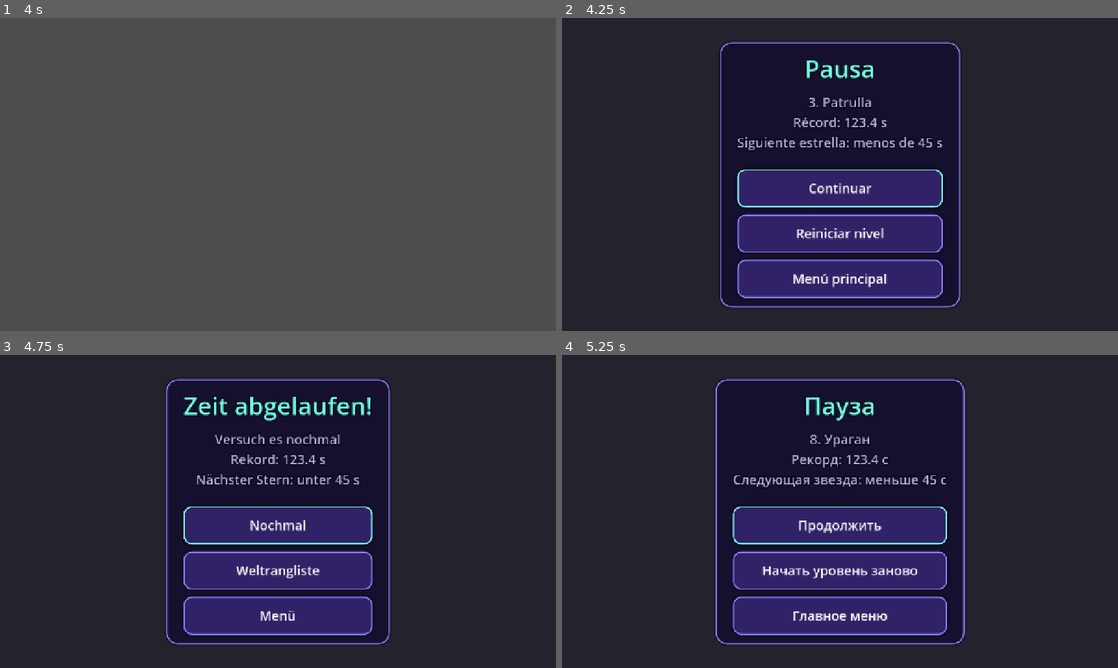
Above: before the commit, frames 1-4 (two rows, left to right).
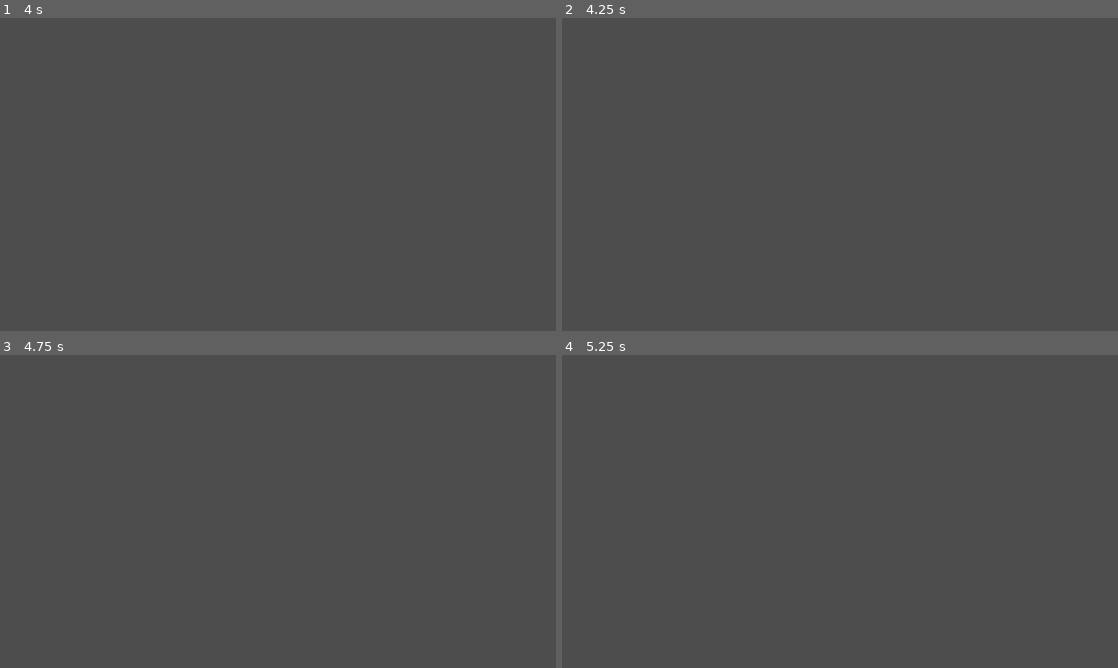
Above: after the commit, the same moments.

Repository: HernanDiaz/carreras-de-canicas
Game: Godot game, scene res://tools/smoke_test.tscn
The game is run twice, just before and just after one commit, with the same random seed, the same clock (stepped at 60 frames per second) and the same inputs. This scene is started directly instead of the project's main scene.
Inputs (mouse positions are in pixels of both pictures, inside the frame that each line leads up to):
- Up to frame 1 (4 s): tap Enter at 0.5, 2, 3.5 s; move the mouse to (400, 158) at 0.52 s; hold Right (ui_right) 0.53-1.25 s; tap 1 at 0.6, 2.3, 3.8 s; click (400, 158) at 0.67 s; tap Space at 1.25, 2.75 s; drag from (166, 190) to (250, 237) at 1.27 s; move the mouse to (333, 105) at 2.02 s; hold Right (ui_right) 2.03-2.75 s; tap R at 2.1 s; drag from (250, 237) to (111, 127) at 2.77 s; move the mouse to (444, 221) at 3.52 s; hold Left (ui_left) from 3.53 s (still down); tap 2 at 3.6 s
- Up to frame 2 (4.25 s): keep holding Left (ui_left)
- Up to frame 3 (4.75 s): release Left (ui_left) at 4.25 s; click (278, 570) at 4.25 s, where only the run before the commit has a clickable "Reiniciar nivel"
- Up to frame 4 (5.25 s): drag from (673, 464) to (756, 433) at 5.02 s

Frame 1 is identical in both runs. In frame 2, 100% of the frame differs, in the area x 0-100%, y 0-100%; in frame 3, 100%; in frame 4, 100%.

Commit message:
Nivel 10: El estanque (río con corriente, nenúfares que se hunden, canal y remolinos)
- Piezas nuevas add_whirlpool (arrastra en espiral y traga en el centro) y add_lily_pad
  (se hunde mientras la canica está encima y vuelve a subir).
- En el agua se controla peor (0,35) y frena más, para que la corriente se note.
- Niveles sin clasificación en las tiendas: no envían tiempos y su tarjeta sale desactivada.
- Prueba de rutas del nivel 10 a ciegas (río, canal, estanque, caída al remolino, playa).
- Tiempo y estrellas provisionales (100 s; 50/70).

Co-Authored-By: Claude Opus 5.5 <noreply@anthropic.com>

Diff:
--- /dev/null
+++ b/levels/level_10.gd
@@ -0,0 +1,55 @@
+extends Level
+## Nivel 10 · El estanque: un río que cruzar saltando de nenúfar en nenúfar (se hunden si te
+## paras) con un remolino río abajo, un canal con corriente a favor y rocas, y un estanque con
+## un gran remolino en medio y la meta en una isla al fondo.
+## El agua no te hace reaparecer: se nada (peor que rodar) y se sale por las playas.
+
+const WATER := -1.0
+
+
+func build() -> void:
+	add_start()
+	add_ramp(Vector3(0, 0, -3), Vector3(0, WATER, -7), 4.0)
+	add_platform(Vector3(2, WATER, -11), Vector3(24, 2, 8))
+
+	# El río (de oeste a este) con nenúfares para cruzarlo y un remolino río abajo
+	add_block(Vector3(2, -3, -20), Vector3(24, 1, 10), S_HILL)
+	add_block(Vector3(-10.25, 0, -20), Vector3(0.5, 3, 10), S_WALL)
+	add_block(Vector3(14.25, 0, -20), Vector3(0.5, 3, 10), S_WALL)
+	add_water(Vector3(2, WATER, -20), Vector3(24, 2, 10), Vector3(2.5, 0, 0))
+	add_lily_pad(Vector3(0, WATER, -16.2), 1.1, 1.8, true)
+	add_lily_pad(Vector3(0.7, WATER, -18.6))
+	add_lily_pad(Vector3(-0.5, WATER, -21.0), 1.1, 1.8, true)
+	add_lily_pad(Vector3(0.3, WATER, -23.8))
+	# Si te caes, la corriente te lleva hacia el remolino: antes hay una playa a cada orilla
+	add_ramp(Vector3(5, -2.4, -18.5), Vector3(5, WATER, -15), 3.0, S_HILL)
+	add_ramp(Vector3(5, -2.4, -21.5), Vector3(5, WATER, -25), 3.0, S_HILL)
+	add_whirlpool(Vector3(11, WATER, -20), 3.5, 6.0, 4.0)
+
+	add_platform(Vector3(2, WATER, -29), Vector3(24, 2, 8))
+
+	# Canal con corriente a favor y rocas
+	add_block(Vector3(0, -3, -44), Vector3(4, 1, 22), S_HILL)
+	add_block(Vector3(-2.25, 0, -44), Vector3(0.5, 3, 22), S_WALL)
+	add_block(Vector3(2.25, 0, -44), Vector3(0.5, 3, 22), S_WALL)
+	add_water(Vector3(0, WATER, -44), Vector3(4, 2, 22), Vector3(0, 0, -3.5))
+	add_bumper(Vector3(-0.9, WATER, -40))
+	add_bumper(Vector3(0.9, WATER, -46))
+	add_ramp(Vector3(0, -2.4, -51.5), Vector3(0, WATER, -55), 4.0, S_HILL)
+
+	add_platform(Vector3(0, WATER, -59), Vector3(16, 2, 8))
+
+	# El estanque: gran remolino en medio, nenúfares por el borde oeste hasta la isla
+	add_block(Vector3(0, -3, -73), Vector3(16, 1, 20), S_HILL)
+	add_block(Vector3(-8.25, 0, -73), Vector3(0.5, 3, 20), S_WALL)
+	add_block(Vector3(8.25, 0, -73), Vector3(0.5, 3, 20), S_WALL)
+	add_water(Vector3(0, WATER, -73), Vector3(16, 2, 20))
+	add_whirlpool(Vector3(1.5, WATER, -73), 6.0, 9.0, 6.0)
+	# Playa para volver a la orilla si te caes lejos del remolino
+	add_ramp(Vector3(6, -2.4, -66.5), Vector3(6, WATER, -63), 3.0, S_HILL)
+	for i in 9:
+		add_lily_pad(Vector3(-5.5 if i % 2 == 0 else -5.0, WATER, -64.2 - 2.25 * i), 1.1, 1.8, i % 3 == 1)
+
+	add_platform(Vector3(-2, WATER, -87), Vector3(12, 2, 8))
+	add_block(Vector3(-2, -0.2, -91.25), Vector3(12.5, 0.8, 0.5), S_WALL)
+	add_goal(Vector3(0, WATER, -88))
--- a/locale/translations.csv
+++ b/locale/translations.csv
@@ -21,6 +21,7 @@
 "LEVEL_7","The factory","La fábrica","A fábrica","L'usine","Die Fabrik","La fabbrica","Фабрика","Fabrika","Pabrik","Nhà máy","कारखाना","المصنع","工場","공장","工厂"
 "LEVEL_8","Windstorm","Vendaval","Vendaval","Tempête","Sturm","Bufera","Ураган","Fırtına","Badai angin","Cơn bão gió","आँधी","العاصفة","暴風","돌풍","狂风"
 "LEVEL_9","The great tower","La gran torre","A grande torre","La grande tour","Der große Turm","La grande torre","Великая башня","Büyük kule","Menara besar","Tòa tháp lớn","महान मीनार","البرج العظيم","大きな塔","거대한 탑","巨塔"
+"LEVEL_10","The pond","El estanque","O lago","L'étang","Der Teich","Lo stagno","Пруд","Gölet","Kolam","Hồ nước","तालाब","البركة","池","연못","池塘"
 "OPT_TILT_FMT","Max tilt: %d°  (%s)","Inclinación máxima: %d°  (%s)","Inclinação máxima: %d°  (%s)","Inclinaison max :  …(281 unchanged characters)…
 "OPT_AUTO_MODE","automatic","automático","automático","automatique","automatisch","automatica","автоматически","otomatik","otomatis","tự động","स्वचालित","تلقائي","自動","자동","自动"
 "OPT_MANUAL_MODE","lower = more sensitive","menos = más sensible","menos = mais sensível","moins = plus sensible","weni …(216 unchanged characters)…
@@ -68,6 +69,7 @@
 "ACID","Acid!","¡Ácido!","Ácido!","Acide !","Säure!","Acido!","Кислота!","Asit!","Asam!","Axit!","तेज़ाब!","حمض!","酸だ！","산성!","酸液！"
 "CRUSHED","Crushed!","¡Aplastado!","Esmagado!","Écrasé !","Zerquetscht!","Schiacciato!","Раздавлен!","Ezildin!","Tergencet!","Bị đè bẹp!","कुचल गए!","سُحقت!","つぶされた！","짓눌렸어요!","被压扁了！"
 "EATEN","The worm got you!","¡Te comió el gusano!","O verme te comeu!","Le ver t'a mangé !","Der Wurm hat dich gefresse …(182 unchanged characters)…
+"WHIRLPOOL","The whirlpool got you!","¡Te tragó el remolino!","O redemoinho te engoliu!","Le tourbillon t'a avalé !","Der Strudel hat dich erwischt!","Il vortice ti ha inghiottito!","Тебя затянул водоворот!","Girdap seni yuttu!","Pusaran air menelanmu!","Xoáy nước đã nuốt bạn!","भँवर ने तुम्हें निगल लिया!","ابتلعتك الدوامة!","渦に飲み込まれた！","소용돌이에 빨려 들어갔어요!","你被漩涡吞没了！"
 "HOLD_FMT","Hold on!\n%d","¡Aguanta!\n%d","Aguenta!\n%d","Tiens bon !\n%d","Halt durch!\n%d","Resisti!\n%d","Держись!\n%d","Dayan!\n%d","Bertahan!\n%d","Giữ vững!\n%d","टिके रहो!\n%d","اثبت!\n%d","キープ！\n%d","버텨요!\n%d","坚持住！\n%d"
 "BACK_TO_GOAL","Get back to the goal!","¡Vuelve a la meta!","Volte para a chegada!","Retourne à l'arrivée !","Zurück in …(185 unchanged characters)…
 "GOAL","Finish!","¡Meta!","Chegada!","Arrivée !","Ziel!","Traguardo!","Финиш!","Bitiş!","Finis!","Về đích!","फ़िनिश!","النهاية!","ゴール！","골인!","到达终点！"
--- a/scripts/game_services.gd
+++ b/scripts/game_services.gd
@@ -25,8 +25,8 @@
 	steady_hand = {android = "CgkI69erkqoTEAIQCw"},    # Supera un nivel del 5 al 9 sin caerte
 	close_call = {android = "CgkI69erkqoTEAIQDg"},     # Llega a la meta con menos de 3 segundos de margen
 	wifi_win = {android = "CgkI69erkqoTEAIQEA"},       # Gana una carrera Wi-Fi
-	all_levels = {android = "CgkI69erkqoTEAIQEQ"},     # Supera los 9 niveles
-	all_stars = {android = "CgkI69erkqoTEAIQEg"},      # Consigue las 27 estrellas
+	all_levels = {android = "CgkI69erkqoTEAIQEQ"},     # Supera todos los niveles
+	all_stars = {android = "CgkI69erkqoTEAIQEg"},      # Consigue todas las estrellas
 }
 
 ## Pedir la valoración de la tienda al superar por primera vez este número de niveles.
@@ -82,9 +82,15 @@
 	return _signed_in or _play_games != null
 
 
+## true si el nivel tiene clasificación en las dos tiendas. Un nivel nuevo no la tiene hasta
+## que se crea en App Store Connect y en Play Console y se añade a IOS_IDS y ANDROID_IDS.
+func has_leaderboard(level_index: int) -> bool:
+	return level_index >= 0 and level_index < mini(IOS_IDS.size(), ANDROID_IDS.size())
+
+
 ## Envía un tiempo. Game Center y Play Games ya se quedan con el mejor de cada jugador.
 func submit(level_index: int, seconds: float) -> void:
-	if not _signed_in:
+	if not _signed_in or not has_leaderboard(level_index):
 		return
 	# Game Center ("tiempo transcurrido a la centésima") cuenta en centésimas;
 	# Play Games (formato "Tiempo") en milésimas.
@@ -105,6 +111,8 @@
 
 
 func _show(what: int) -> void:
+	if what != _SHOW_ACHIEVEMENTS and not has_leaderboard(what):
+		return
 	if _game_center != null and _signed_in:
 		if what == _SHOW_ACHIEVEMENTS:
 			_game_center.show_achievements()
--- a/scripts/game_state.gd
+++ b/scripts/game_state.gd
@@ -25,6 +25,8 @@
 	{name = "LEVEL_7", script = "res://levels/level_07.gd", time = 120.0, stars = [80.0, 100.0]},
 	{name = "LEVEL_8", script = "res://levels/level_08.gd", time = 100.0, stars = [50.0, 70.0]},
 	{name = "LEVEL_9", script = "res://levels/level_09.gd", time = 140.0, stars = [52.0, 85.0]},
+	# Tiempos provisionales: hay que ajustarlos jugándolo en el móvil.
+	{name = "LEVEL_10", script = "res://levels/level_10.gd", time = 100.0, stars = [50.0, 70.0]},
 ]
 
 ## Idiomas disponibles (columnas de locale/translations.csv). "" = el del sistema.
--- a/scripts/level.gd
+++ b/scripts/level.gd
@@ -45,11 +45,18 @@
 const C_JUMP := Color(1.0, 0.85, 0.2)
 const C_ENEMY := Color(0.6, 0.25, 0.85)
 const C_WATER := Color(0.2, 0.55, 0.95)
+const C_LILY := Color(0.32, 0.72, 0.3)
+const C_LILY_EDGE := Color(0.2, 0.5, 0.22)
+const C_FLOWER := Color(1.0, 0.6, 0.85)
+## Cuánto baja un nenúfar hundido del todo (la canica se queda flotando y lo pierde).
+const LILY_SINK_DEPTH := 1.0
+## Radio del ojo del remolino: si llegas ahí, te traga.
+const WHIRLPOOL_EYE := 0.9
 ## Flotación en el agua (1 = ni sube ni baja): con 1.7 la canica flota con algo más de la
 ## mitad hundida.
 const WATER_BUOYANCY := 1.7
 ## Cuánto frena el agua (y cuánto arrastra la corriente).
-const WATER_DRAG := 2.5
+const WATER_DRAG := 4.0
 
 ## La asigna game.gd antes de build(); la usan los enemigos que persiguen.
 var marble: Marble
@@ -469,6 +476,107 @@
 		if accel != Vector3.ZERO:
 			marble.apply_central_force(accel * marble.mass)
 			marble.enter_water()
+	)
+
+
+## Remolino en el agua (`center` en la superficie): arrastra en espiral hacia el centro, más
+## fuerte cuanto más cerca; en el ojo te traga y reapareces. Solo actúa con la canica en el agua.
+func add_whirlpool(center: Vector3, radius: float, pull := 6.0, swirl := 5.0) -> void:
+	var spin := Node3D.new()
+	spin.position = center + Vector3(0, 0.03, 0)
+	add_child(spin)
+	var eye := CylinderMesh.new()
+	eye.top_radius = WHIRLPOOL_EYE
+	eye.bottom_radius = WHIRLPOOL_EYE
+	eye.height = 0.02
+	eye.material = _material(Color(0.03, 0.1, 0.25))
+	_add_mesh(spin, eye)
+	# Brazos de espuma en espiral, de dentro hacia fuera.
+	var white := _material(Color(0.85, 0.95, 1.0), 0.6)
+	var dashes: Array[BoxMesh] = []
+	for step in 6:
+		var dash := BoxMesh.new()
+		dash.size = Vector3(0.12, 0.02, 0.25 + lerpf(WHIRLPOOL_EYE + 0.3, radius * 0.9, step / 5.0) * 0.25)
+		dash.material = white
+		dashes.append(dash)
+	for arm in 4:
+		for step in 6:
+			var r := lerpf(WHIRLPOOL_EYE + 0.3, radius * 0.9, step / 5.0)
+			var angle := arm * TAU / 4.0 + step * 0.45
+			var piece := _add_mesh(spin, dashes[step], Vector3(cos(angle), 0, sin(angle)) * r)
+			piece.rotation.y = -angle
+	_animators.append(func(t: float) -> void:
+		spin.rotation.y = -t * 1.6
+	)
+
+	var area := _add_area(center, Vector3(radius * 2.0, 2.0, radius * 2.0))
+	_animators.append(func(_t: float) -> void:
+		if marble == null or not marble.in_water() or not area.overlaps_body(marble):
+			return
+		var offset := marble.global_position - center
+		marble.apply_central_force(whirlpool_accel(offset, radius, pull, swirl) * marble.mass)
+		if Vector2(offset.x, offset.z).length() < WHIRLPOOL_EYE and not marble.is_protected():
+			marble_killed.emit("WHIRLPOOL")
+	)
+
+
+## Aceleración del remolino a `offset` de su centro: hacia dentro y alrededor (en sentido
+## horario visto desde arriba), creciendo hacia el centro. Fuera del radio, nada.
+static func whirlpool_accel(offset: Vector3, radius: float, pull: float, swirl: float) -> Vector3:
+	offset.y = 0.0
+	var d := offset.length()
+	if d >= radius or d < 0.001:
+		return Vector3.ZERO
+	var k := 1.0 - d / radius
+	var inward := -offset / d
+	return (inward * pull + inward.cross(Vector3.UP) * swirl) * k
+
+
+## Nenúfar: disco flotante (`center` en la superficie del agua). Se va hundiendo mientras la
+## canica está encima (del todo en `sink_time` segundos) y vuelve a subir cuando se va. No hay
+## que pararse. Cada móvil hunde los suyos: en carrera no se ven hundirse los de los demás.
+func add_lily_pad(center: Vector3, radius := 1.1, sink_time := 1.8, flower := false) -> void:
+	var body := AnimatableBody3D.new()
+	# La cara de arriba queda 3 cm por debajo de la superficie (y de una orilla a ese nivel):
+	# así no hay escalón al subir y la canica no tropieza.
+	var base := center + Vector3(0, -0.13, 0)
+	body.position = base
+	var shape := CylinderShape3D.new()
+	shape.radius = radius
+	shape.height = 0.2
+	var collision := CollisionShape3D.new()
+	collision.shape = shape
+	body.add_child(collision)
+	var disc := CylinderMesh.new()
+	disc.top_radius = radius
+	disc.bottom_radius = radius * 0.95
+	disc.height = 0.2
+	disc.material = _material(C_LILY)
+	_add_mesh(body, disc)
+	var rim := TorusMesh.new()
+	rim.inner_radius = radius - 0.08
+	rim.outer_radius = radius + 0.02
+	rim.material = _material(C_LILY_EDGE)
+	_add_mesh(body, rim, Vector3(0, 0.08, 0))
+	if flower:
+		var bud := SphereMesh.new()
+		bud.radius = 0.16
+		bud.height = 0.26
+		bud.material = _material(C_FLOWER, 0.4)
+		_add_mesh(body, bud, Vector3(radius * 0.55, 0.15, radius * 0.3))
+	add_child(body)
+
+	var area := _add_area(center + Vector3(0, 0.6, 0), Vector3(radius * 1.6, 1.2, radius * 1.6))
+	var phase := randf() * TAU
+	# Sin meta "velocity": solo sube y baja, y la canica no tiene que igualar nada (con ella
+	# se frenaba en seco al pisarlo, como si fuera una plataforma parada).
+	var state := {sink = 0.0, last_t = 0.0}
+	_animators.append(func(t: float) -> void:
+		var dt: float = t - state.last_t
+		state.last_t = t
+		var on := marble != null and area.overlaps_body(marble)
+		state.sink = clampf(state.sink + (dt / sink_time if on else -dt / 1.5), 0.0, 1.0)
+		body.position.y = base.y - LILY_SINK_DEPTH * state.sink * state.sink + 0.015 * sin(t * 2.0 + phase)
 	)
 
 
--- a/scripts/marble.gd
+++ b/scripts/marble.gd
@@ -8,7 +8,7 @@
 ## Fracción de control sobre hielo.
 @export var ice_control := 0.3
 ## Fracción de control flotando en el agua.
-@export var water_control := 0.55
+@export var water_control := 0.35
 ## Fuerza con la que la canica acompaña a una plataforma móvil.
 @export var platform_grip := 12.0
 ## Grados de inclinación respecto a la posición calibrada para empuje máximo.
--- a/scripts/menu.gd
+++ b/scripts/menu.gd
@@ -369,6 +369,7 @@
 		var card := UI.button("%d. %s" % [i + 1, tr(GameState.LEVELS[i].name)], func() -> void: GameServices.show_level(index), 330.0)
 		card.custom_minimum_size.y = 110
 		card.add_theme_font_size_override("font_size", 26)
+		card.disabled = not GameServices.has_leaderboard(i)
 		_ranking_grid.add_child(card)
 	_update_pagers()
 
--- a/tools/smoke_test.gd
+++ b/tools/smoke_test.gd
@@ -32,6 +32,8 @@
 	_check_service_ids()
 	await _check_respawn_protection()
 	await _check_water()
+	await _check_whirlpool_and_lily()
+	await _check_pond_routes()
 	await _check_overlay_fits()
 	await _check_menu_fits()
 	for i in GameState.LEVELS.size():
@@ -190,6 +192,23 @@
 			var cards: int = menu._level_grid.get_child_count()
 			var ranking_cards: int = menu._ranking_grid.get_child_count()
 			var arrows: bool = menu._pagers[0].prev.visible
+			if GameState.LEVELS.size() > 9:
+				# Página 2: los niveles del 10 en adelante, con flechas; la tecla 1 es el nivel 10.
+				var saved_pages := [GameState.unlocked, menu._level_page]
+				GameState.unlocked = GameState.LEVELS.size()
+				var wanted := mini(GameState.LEVELS.size() - 9, 9)
+				var page2: Array = [menu._level_page, cards, menu._pagers[0].prev.disabled, menu._pagers[0].next.disabled,
+					menu._pagers[0].dots.text]
+				var key1 := InputEventKey.new()
+				key1.physical_keycode = KEY_1
+				key1.pressed = true
+				page2.append(menu._level_for_key(key1))
+				if page2[0] != 1 or page2[1] != wanted or page2[2] or not arrows or page2[5] != 9:
+					_failures.append("menú: página 2 = %s, flechas %s" % [page2, arrows])
+				menu._set_page(0)
+				if menu._level_grid.get_child_count() != 9 or not menu._pagers[0].prev.disabled:
+					_failures.append("menú: al volver a la página 1 hay %d tarjetas" % menu._level_grid.get_child_count())
+				GameState.unlocked = saved_pages[0]
 			if GameState.LEVELS.size() <= 9 and (menu._level_page != 0 or cards != GameState.LEVELS.size()
 					or ranking_cards != GameState.LEVELS.size() or arrows):
 				_failures.append("menú: con %d niveles, página %d, %d tarjetas (%d en clasificación), flechas %s"
@@ -375,16 +394,22 @@
 		_failures.append("red: se intenta cargar un nivel que no existe")
 
 
-## Cada nivel tiene su clasificación en Game Center y en Play Juegos (al añadir un nivel hay que
-## crearla en las dos consolas), sin repetir; y cada logro que se desbloquea existe.
+## Clasificaciones de Game Center y Play Juegos: sin repetir ni vacías, como mucho una por nivel
+## y las mismas en las dos tiendas. Un nivel nuevo puede no tenerla aún (se avisa); hay que
+## crearla en las dos consolas. Y cada logro que se desbloquea existe.
 func _check_service_ids() -> void:
 	for ids in [GameServices.IOS_IDS, GameServices.ANDROID_IDS]:
 		var unique := {}
 		for id in ids:
 			unique[id] = true
-		if ids.size() != GameState.LEVELS.size() or unique.size() != ids.size() or unique.has(""):
+		if ids.size() > GameState.LEVELS.size() or unique.size() != ids.size() or unique.has(""):
 			_failures.append("clasificaciones: %d identificadores (%d distintos) para %d niveles"
 				% [ids.size(), unique.size(), GameState.LEVELS.size()])
+	if GameServices.IOS_IDS.size() != GameServices.ANDROID_IDS.size():
+		_failures.append("clasificaciones: %d en iOS y %d en Android" % [GameServices.IOS_IDS.size(), GameServices.ANDROID_IDS.size()])
+	for i in GameState.LEVELS.size():
+		if not GameServices.has_leaderboard(i):
+			print("SMOKE aviso: el nivel %d aún no tiene clasificación en las tiendas" % (i + 1))
 	var regex := RegEx.create_from_string(r'GameServices\.unlock\("([a-z_]+)"\)')
 	for path in ["res://scripts/game.gd", "res://scripts/net.gd", "res://scripts/menu.gd", "res://scripts/game_services.gd"]:
 		for m in regex.search_all(FileAccess.get_file_as_string(path)):
@@ -442,6 +467,94 @@
 	marble.free()
 	level.free()
 	floor_body = null
+
+
+## Remolino: tira hacia dentro y alrededor, más cerca más fuerte, nada fuera. Nenúfar: se hunde
+## con la canica encima y vuelve a subir al irse.
+func _check_whirlpool_and_lily() -> void:
+	var near := Level.whirlpool_accel(Vector3(1, 0, 0), 5.0, 6.0, 5.0)
+	var far := Level.whirlpool_accel(Vector3(4, 0, 0), 5.0, 6.0, 5.0)
+	var outside := Level.whirlpool_accel(Vector3(6, 0, 0), 5.0, 6.0, 5.0)
+	if near.x >= 0.0 or absf(near.z) < 0.1 or near.length() <= far.length() or outside != Vector3.ZERO:
+		_failures.append("remolino: cerca %s, lejos %s, fuera %s" % [near, far, outside])
+	var level := Level.new()
+	add_child(level)
+	var marble: Marble = load("res://scenes/marble.tscn").instantiate()
+	level.marble = marble
+	level.add_lily_pad(Vector3.ZERO)
+	var pad: AnimatableBody3D = level.get_child(0)
+	add_child(marble)
+	marble.global_position = Vector3(0, 0.6, 0)
+	var rest := pad.position.y
+	for _i in 90:
+		await get_tree().physics_frame
+	var sunk := pad.position.y
+	marble.global_position = Vector3(20, 5, 0)
+	marble.freeze = true
+	for _i in 150:
+		await get_tree().physics_frame
+	var back := pad.position.y
+	if sunk > rest - 0.5 or back < rest - 0.1:
+		_failures.append("nenúfar: en reposo %.2f, con la canica %.2f, al irse %.2f" % [rest, sunk, back])
+	marble.free()
+	level.free()
+
+
+## Nivel 10 (El estanque) recorrido a ciegas, inclinando solo hacia delante: los nenúfares
+## del río y los del estanque llevan de una orilla a la otra, el canal te lleva solo hasta la
+## playa, y si te caes al río la corriente te lleva al remolino (salvo que nades río arriba).
+func _check_pond_routes() -> void:
+	var level: Level = load("res://levels/level_10.gd").new()
+	var marble: Marble = load("res://scenes/marble.tscn").instantiate()
+	var camera := Camera3D.new()
+	level.marble = marble
+	add_child(level)
+	level.build()
+	add_child(camera)
+	add_child(marble)
+	marble.camera = camera
+	marble.release()
+	var kills := []
+	level.marble_killed.connect(func(reason: String) -> void: kills.append(reason))
+	# [nombre, salida, acción, segundos, comprobación]
+	var routes := [
+		["río por los nenúfares", Vector3(0, -0.5, -13), "ui_up", 6.0,
+			func(p: Vector3) -> bool: return p.z < -25.5 and p.y > -1.1],
+		["canal", Vector3(0, -0.9, -35), "ui_up", 10.0,
+			func(p: Vector3) -> bool: return p.z < -55.5 and p.y > -1.1],
+		["estanque por los nenúfares", Vector3(-5.25, -0.5, -61), "ui_up", 14.0,
+			func(p: Vector3) -> bool: return p.z < -83.5 and p.y > -1.1],
+		["caída al río (al remolino)", Vector3(3, -0.9, -20), "", 10.0,
+			func(_p: Vector3) -> bool: return kills.has("WHIRLPOOL")],
+		["caída al río, nadando a la playa", Vector3(2, -0.9, -20), "ui_up", 6.0,
+			func(p: Vector3) -> bool: return p.z < -25.5 and p.y > -1.1 and kills.is_empty()],
+	]
+	for route in routes:
+		kills.clear()
+		marble.respawn(route[1])
+		# Sin la protección de reaparecer (que retrasa el remolino 1,5 s).
+		await get_tree().physics_frame
+		marble._protection = 0.0
+		if route[2] != "":
+			Input.action_press(route[2])
+		var reached := false
+		for _i in int(route[3] * 60.0):
+			await get_tree().physics_frame
+			if _i % 15 == 0 and OS.has_environment("TRACE_ROUTES"):
+				print("TRACE %s %.2f %s v=%s agua=%s suelo=%s" % [route[0], _i / 60.0, marble.global_position.snapped(Vector3.ONE * 0.01), marble.linear_velocity.snapped(Vector3.ONE * 0.1), marble.in_water(), marble.is_grounded()])
+			if route[4].call(marble.global_position):
+				reached = true
+				break
+		if route[2] != "":
+			Input.action_release(route[2])
+		var pos := marble.global_position
+		if not reached:
+			_failures.append("nivel 10, %s: acaba en %s (reapariciones %s)" % [route[0], pos.snapped(Vector3.ONE * 0.1), kills])
+		else:
+			print("SMOKE nivel 10, %s: bien (%s)" % [route[0], pos.snapped(Vector3.ONE * 0.1)])
+	marble.free()
+	camera.free()
+	level.free()
 
 
 func _check_voices() -> void:
Not shown, added: levels/level_10.gd.uid
Binary file changed: locale/translations.ar.translation
Binary file changed: locale/translations.de.translation
Binary file changed: locale/translations.en.translation
Binary file changed: locale/translations.es.translation
Binary file changed: locale/translations.fr.translation
Binary file changed: locale/translations.hi.translation
Binary file changed: locale/translations.id.translation
Binary file changed: locale/translations.it.translation
Binary file changed: locale/translations.ja.translation
Binary file changed: locale/translations.ko.translation
Binary file changed: locale/translations.pt_BR.translation
(and 4 more such lines)
